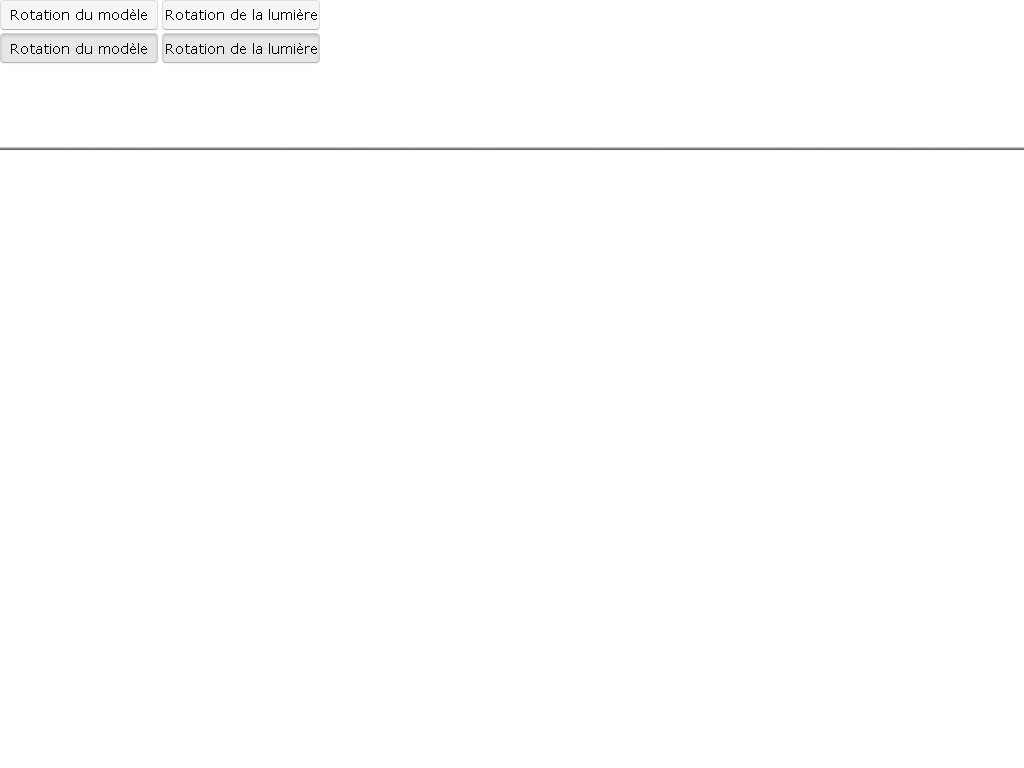
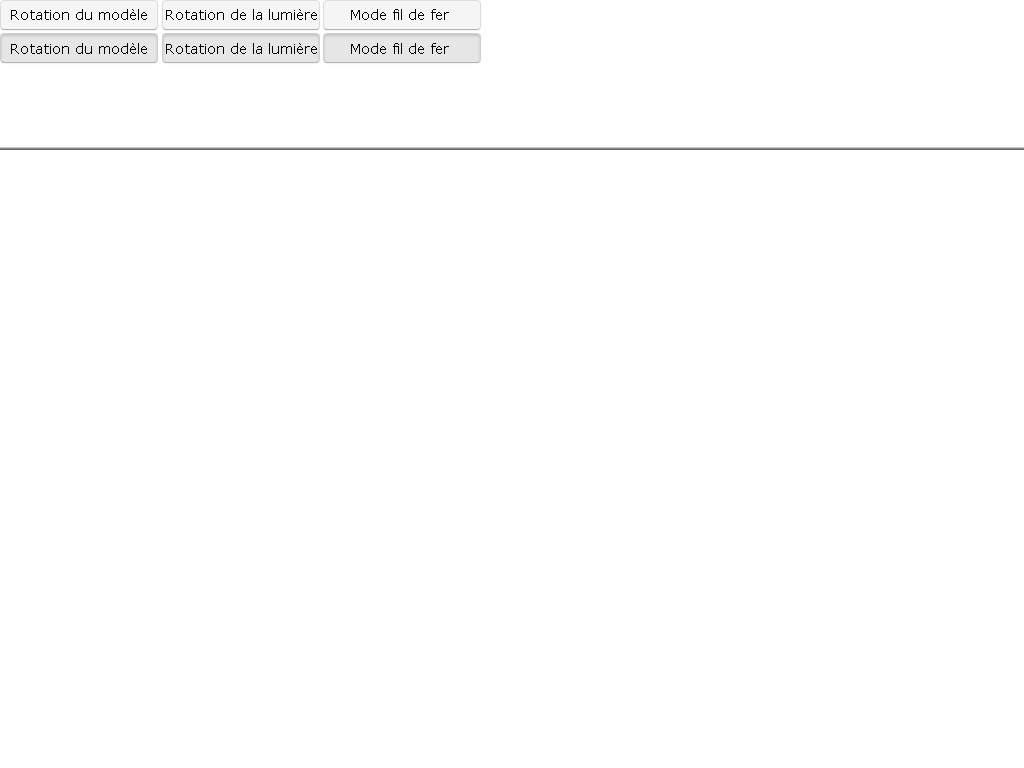
Layers edited between the first and the second 1024px x 768px image:
added layer "Mode fil de fer#1" above "Mode fil de fer" over 351, 9, 449, 20
added layer "Mode fil de fer" above "Rotation de la lumière#1" over 351, 43, 449, 54
added layer "Calque Copié#4" above "Calque Copié#3" over 322, 33, 482, 65
added layer "Calque Copié#6" above "Calque Copié#5" over 322, 0, 482, 32
